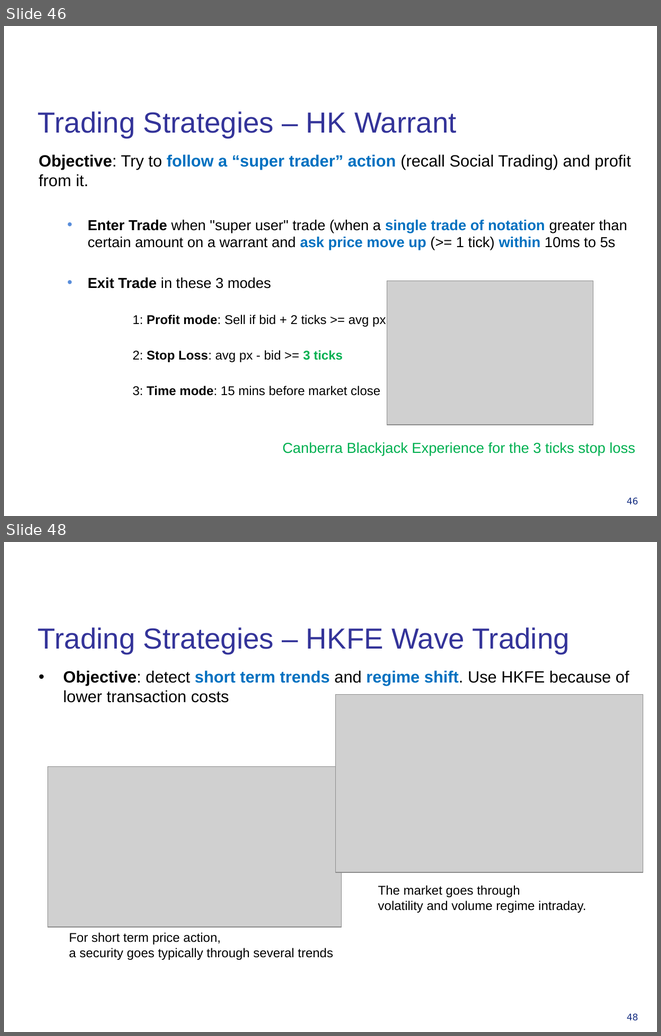
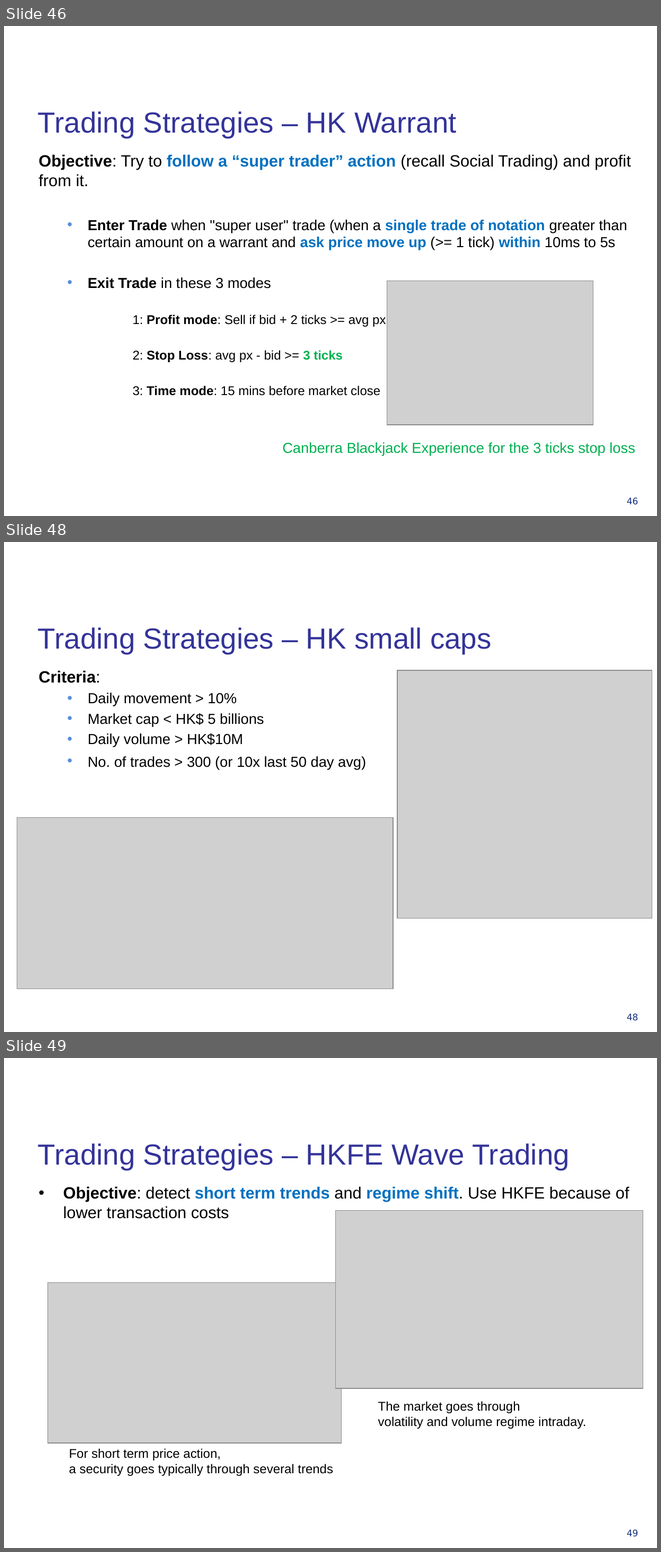
Before and after one commit to DaegL/space, a slide deck: data/class3.pptx. Shown one above the other, each under a label of ours: slides 46 and 48 before the commit, slides 46, 48 and 49 after it; the slides between them are not shown. The pictures are 661x1036 and 661x1552 pixels, drawn with LibreOffice and Linux fonts; fonts in the diff are those of the drawing; grey boxes stand for pictures; background and template pictures are left out. Boxes give left, top, right and bottom in pixels: in the first picture for what was removed or moved away, otherwise in the second. Text is boxed around its words. In the diff, an @@ line names an element or a change of style, - is before the commit and + after.

```diff
--- a/data/class3.pptx
+++ b/data/class3.pptx
@@ slide 48 added at (x1=4, y1=542, x2=657, y2=1032), background picture (left out) @@
@@ title added at (x1=38, y1=627, x2=492, y2=654), 32 pt, text #333399 @@
+Trading Strategies – HK small caps
@@ text added at (x1=38, y1=670, x2=366, y2=769), 16 pt, text #000000 @@
+Criteria:
+  • Daily movement > 10%
+  • Market cap < HK$ 5 billions
+  • Daily volume > HK$10M
+  • No. of trades > 300 (or 10x last 50 day avg)
@@ picture added at (x1=397, y1=670, x2=652, y2=918) @@
@@ picture added at (x1=17, y1=818, x2=393, y2=989) @@
@@ page number added at (x1=627, y1=1013, x2=638, y2=1021), 10 pt, text #152E82 @@
+48
@@ what was slide 48 is now slide 49 @@
@@ page number at (x1=627, y1=1529, x2=638, y2=1537): text changed @@
-48
+49
```
Also in this commit, not shown: 1 slide changed.
